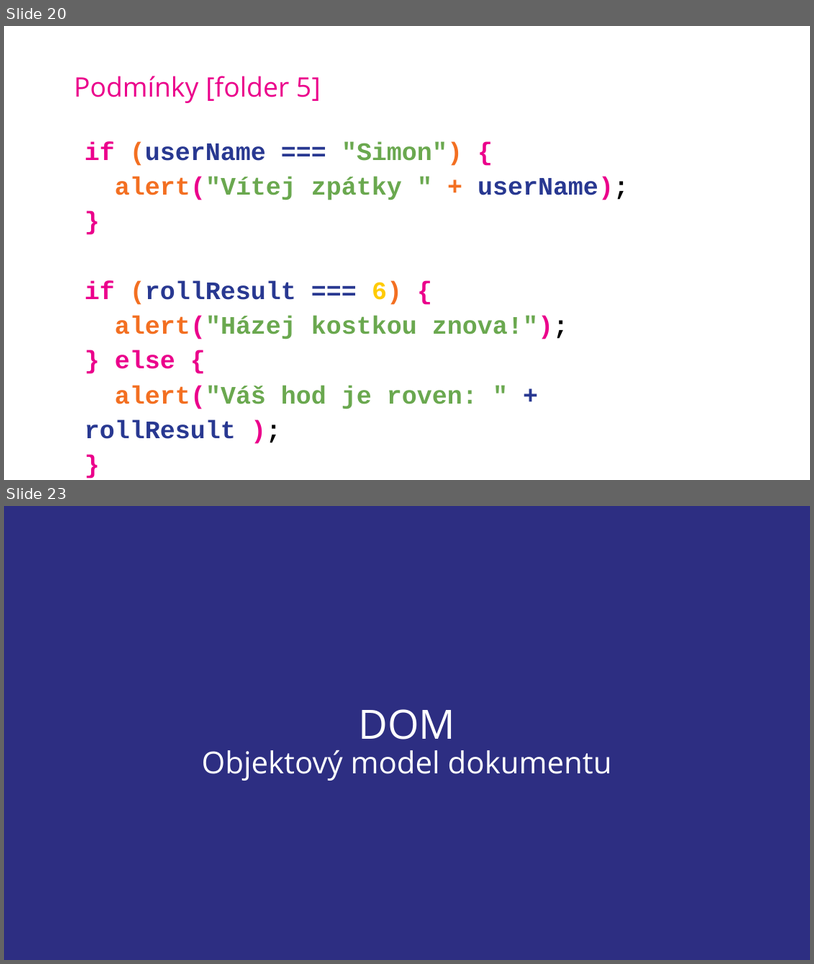
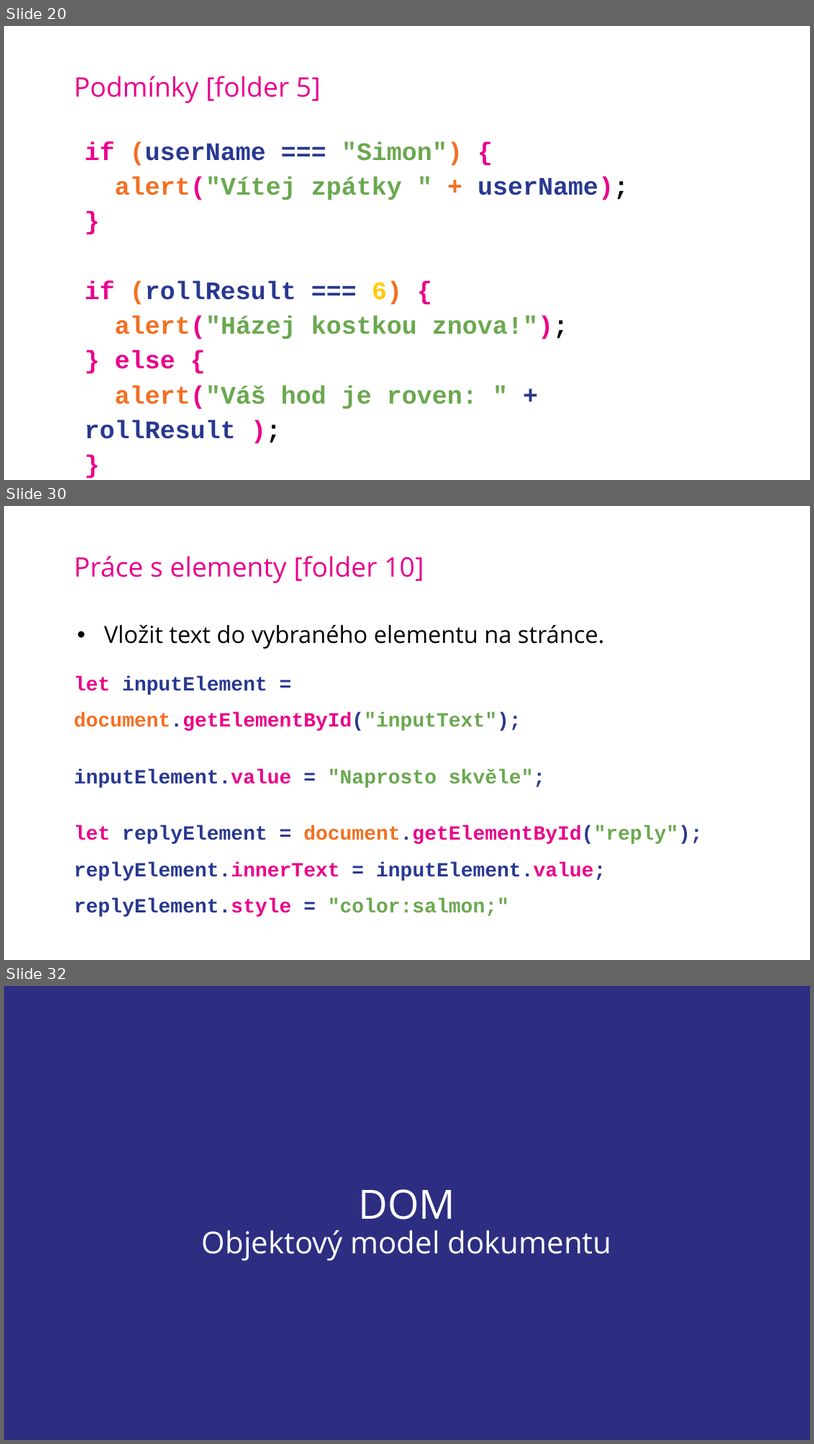
Before and after one commit to SimonB87/LetniSkola2020JS, a slide deck: JS-SB-LetnIskola2020.pptx. Shown one above the other, each under a label of ours: slides 20 and 23 before the commit, slides 20, 30 and 32 after it; the slides between them are not shown. The pictures are 814x964 and 814x1444 pixels, drawn with LibreOffice and Linux fonts; fonts in the diff are those of the drawing; background and template pictures are left out. Boxes give left, top, right and bottom in pixels: in the first picture for what was removed or moved away, otherwise in the second. Text is boxed around its words. In the diff, an @@ line names an element or a change of style, - is before the commit and + after.

```diff
--- a/JS-SB-LetnIskola2020.pptx
+++ b/JS-SB-LetnIskola2020.pptx
@@ slide 30 added at [4,506,810,960], background picture (left out) @@
@@ title added at [74,556,424,583], 32 pt, text #EB008B @@
+Práce s elementy [folder 10]
@@ text added at [74,625,702,916], 24 pt, text #283891, bold @@
+• Vložit text do vybraného elementu na stránce.
+let inputElement = document.getElementById("inputText");
+inputElement.value = "Naprosto skvěle";
+let replyElement = document.getElementById("reply");
+replyElement.innerText = inputElement.value;
+replyElement.style = "color:salmon;"
@@ what was slide 23 is now slide 32 @@
```
Also in this commit, not shown: 3 slides changed, 8 other slides added.
